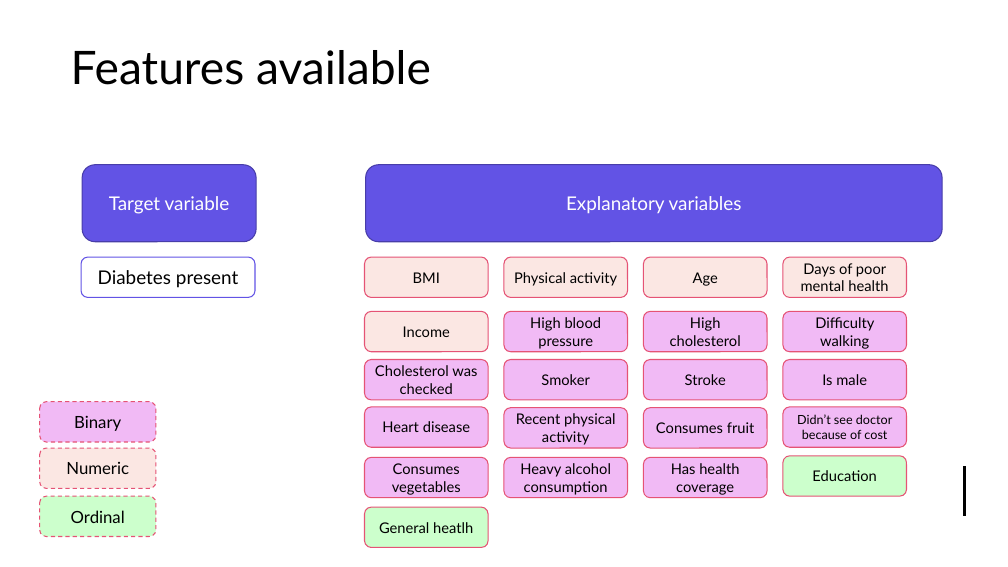
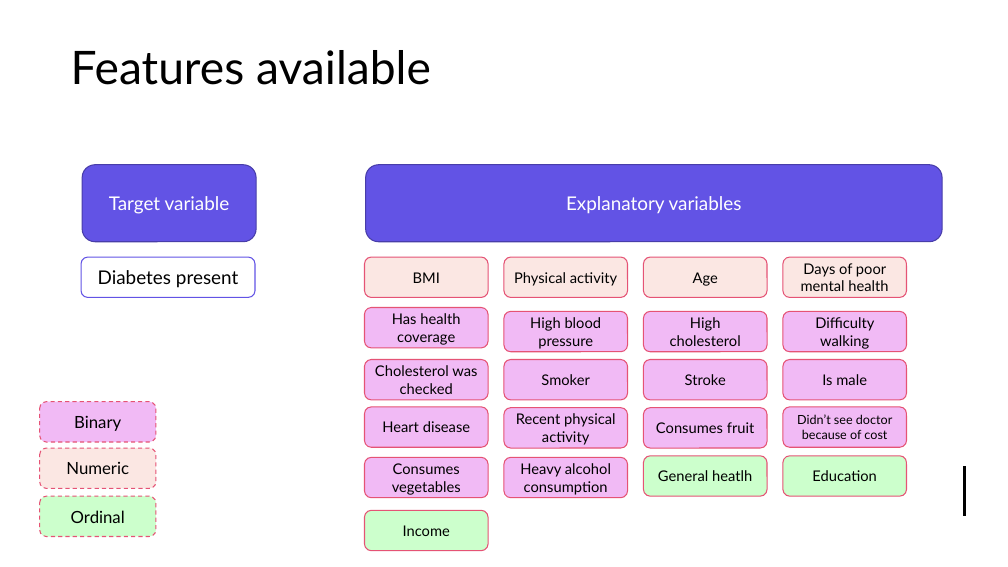
Before and after one commit to tjstarak/DSBA-ML2, a slide deck: slide 11 of slides/ML2_deck.pptx. Drawn at 1008x567 pixels with LibreOffice and Linux fonts; fonts in the diff are those of the drawing. Boxes give left, top, right and bottom in pixels: in the first picture for what was removed or moved away, otherwise in the second. Text is boxed around its words. In the diff, an @@ line names an element or a change of style, - is before the commit and + after.

```diff
--- a/slides/ML2_deck.pptx
+++ b/slides/ML2_deck.pptx
@@ rounded rectangle "Has health coverage": place and size @@
-rounded rectangle "Has health coverage" at [644, 457, 767, 498]
+rounded rectangle "Has health coverage" at [364, 308, 488, 348]
@@ rounded rectangle "General heatlh": place and size @@
-rounded rectangle "General heatlh" at [364, 507, 488, 547]
+rounded rectangle "General heatlh" at [644, 456, 767, 496]
@@ rounded rectangle "Income": place and size @@
-rounded rectangle "Income" at [364, 312, 488, 352]
+rounded rectangle "Income" at [364, 510, 488, 551]
@@ rounded rectangle "Income" at [364, 510, 488, 551]: fill #FBE7E3 to #CCFFCC @@
```
Also in this commit, not shown: 1 other slide changed.
